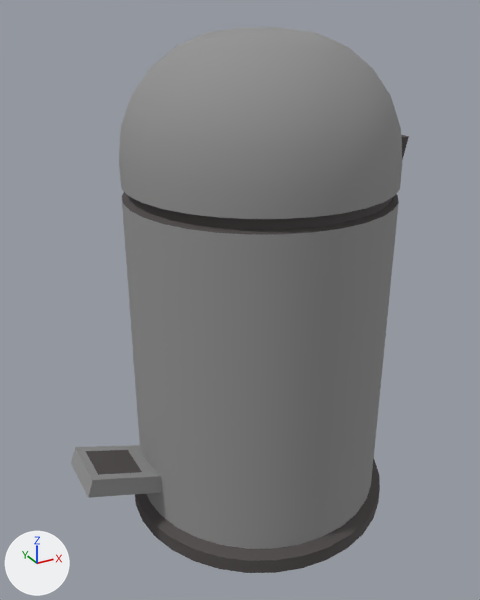
A saved change to the FBX model Assets/Models/props/trash.fbx.
Rendered twice from a 50 mm camera at (-0.351, -0.596, 0.555) aimed at (-0.025, -0.003, 0.258). Arrows for +X, +Y and +Z are at lower left; the lights stay in place. Vertices at the same position are counted once.

Objects in the first picture: 'Trash_plast'.
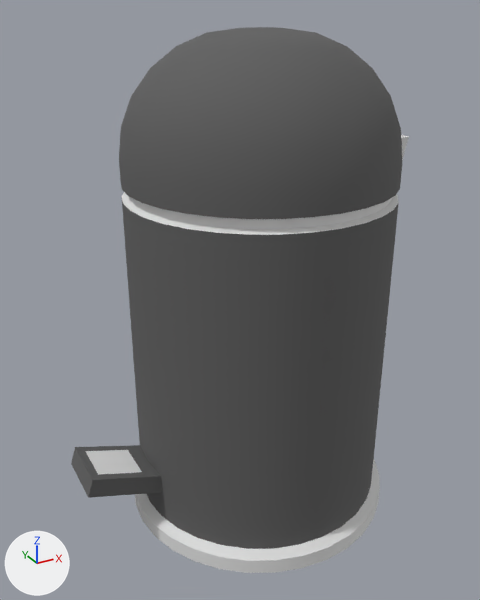
The newer file is also rescaled (x0.881), turned or shifted as a whole; pictures and numbers use the older file's frame.

Where the change shows, as pixel boxes [x1, y1, x2, y2] in the pictures (480 x 600 px; the box of a moved part takes in the faces that stretch with it):
'Trash_plast', recoloured, surface changed
    both: [71, 27, 409, 573]
part 1 of me_cylinder_003, moved or reshaped
    both: [75, 447, 379, 480]
part 2 of me_cylinder_003, recoloured
    both: [85, 135, 409, 573]

The change, as a list of edits to the scene's bpy script:
```text
Change mat_paper_book:
    mat_paper_book.base_color: (0.288, 0.288, 0.288) -> (0.112, 0.112, 0.112)  # grey #929292 -> dark grey #5e5e5e
Add mat_white:
    mat_white = principled_material('white')
    mat_white.base_color = (0.768, 0.768, 0.768)  # light grey #e3e3e3
    mat_white.roughness = 0.908
Change me_cylinder_003:
    where me_cylinder_003.from_pydata(...)  # 468 vertices, 924 faces; spans x -0.222..0.181, y -0.155..0.155, z 0.0..0.537
    used by ob_trash_plast; location = (0.0, 0.0, 0.0)
    me_cylinder_003 part 1
    13 faces are deleted
    7 new faces join them, mat_paper_book (dark grey #5e5e5e)
    6 new faces join them, mat_white (light grey #e3e3e3)
    me_cylinder_003 part 2: 328 faces spanning x -0.207..0.181, y -0.155..0.155, z 0.0..0.423 switch from mat_chair_plastic (dark grey #514c4c) to mat_white (light grey #e3e3e3)
```
